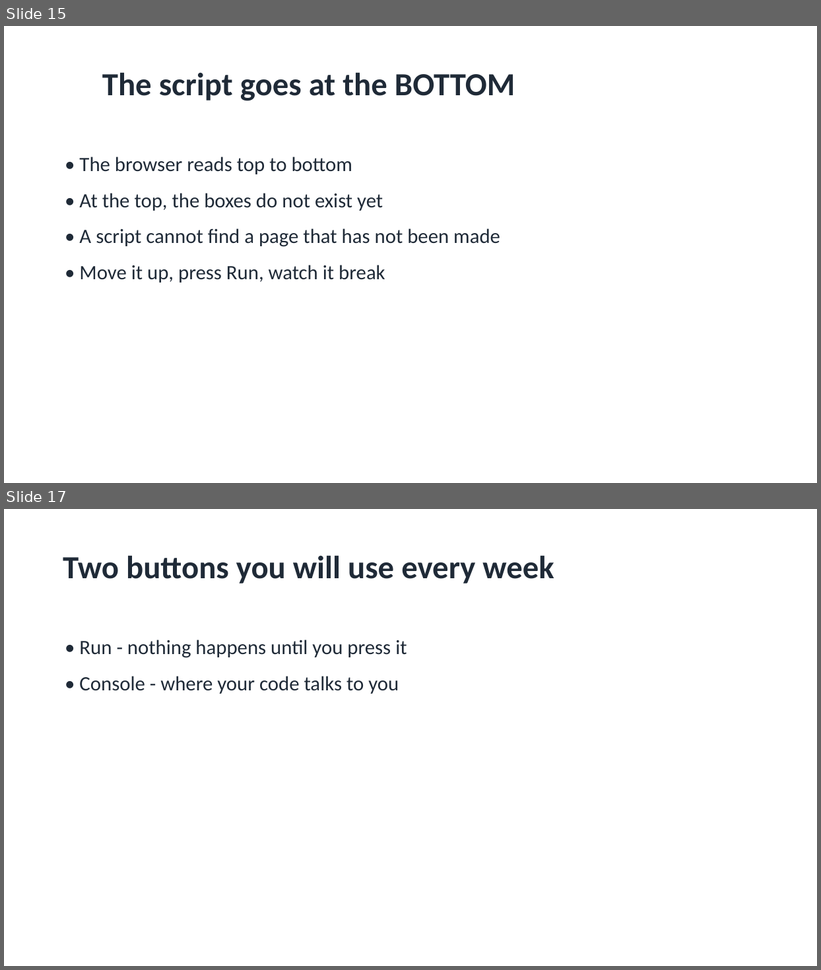
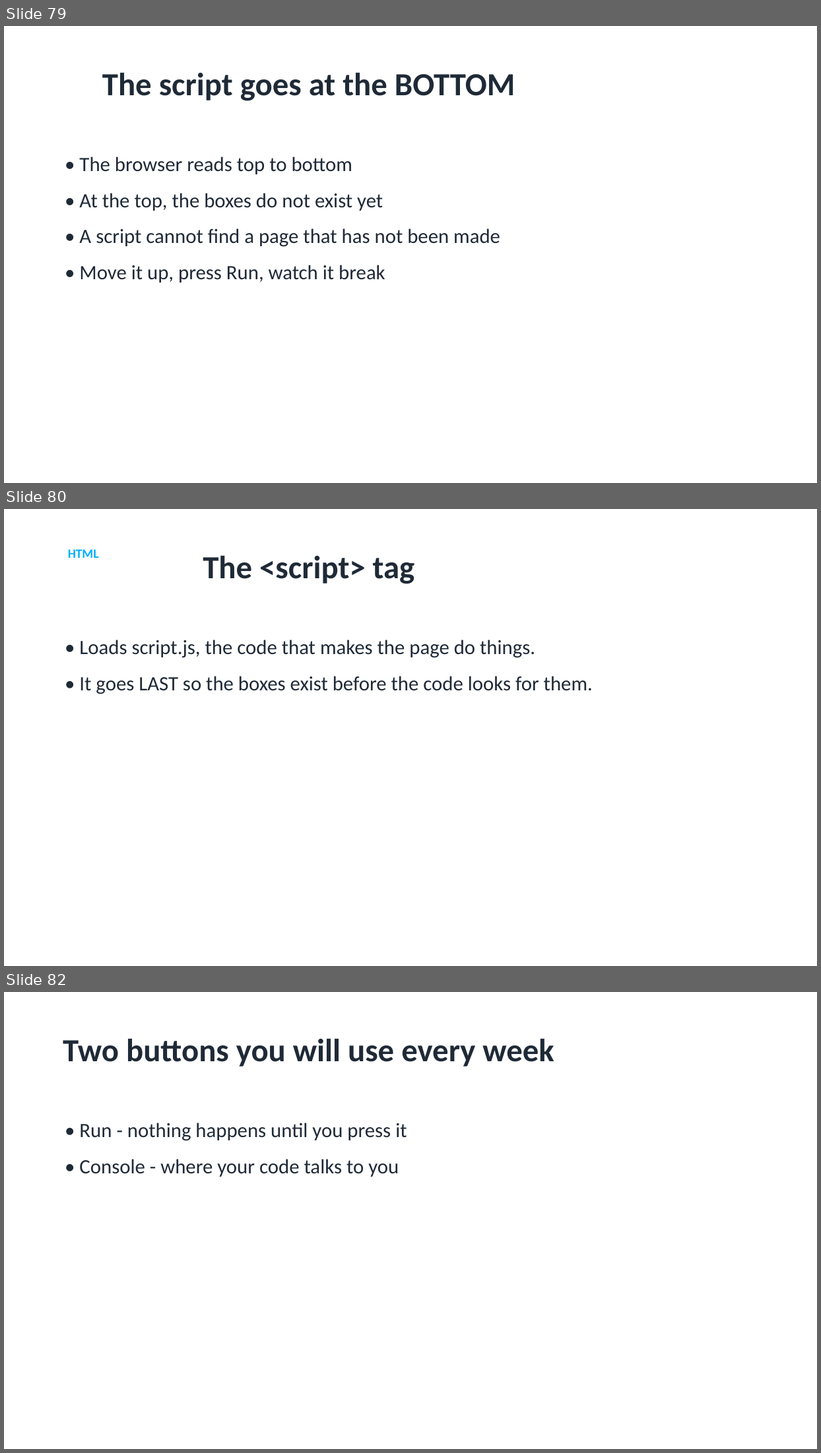
Before and after one commit to utgapps/utgapps.github.io, a slide deck: ai101/slides/week-01.pptx. Shown one above the other, each under a label of ours: slides 15 and 17 before the commit, slides 79, 80 and 82 after it; the slides between them are not shown. The pictures are 821x970 and 821x1453 pixels, drawn with LibreOffice and Linux fonts; fonts in the diff are those of the drawing. Boxes give left, top, right and bottom in pixels: in the first picture for what was removed or moved away, otherwise in the second. Text is boxed around its words. In the diff, an @@ line names an element or a change of style, - is before the commit and + after.

```diff
--- a/ai101/slides/week-01.pptx
+++ b/ai101/slides/week-01.pptx
@@ slide 80 added at [4,509,817,966], background #FFFFFF @@
@@ text added at [68,549,99,558], 15 pt, text #01AEFD, bold @@
+HTML
@@ title added at [203,555,415,584], 38 pt, text #1F2A37, bold @@
+The <script> tag
@@ text added at [79,640,593,694], 24 pt, text #1F2A37 @@
+• Loads script.js, the code that makes the page do things.
+• It goes LAST so the boxes exist before the code looks for them.
@@ what was slide 15 is now slide 79 @@
@@ what was slide 17 is now slide 82 @@
```
Also in this commit, not shown: 1 slide changed, 82 other slides added, 10 slides removed, 32 other files.
